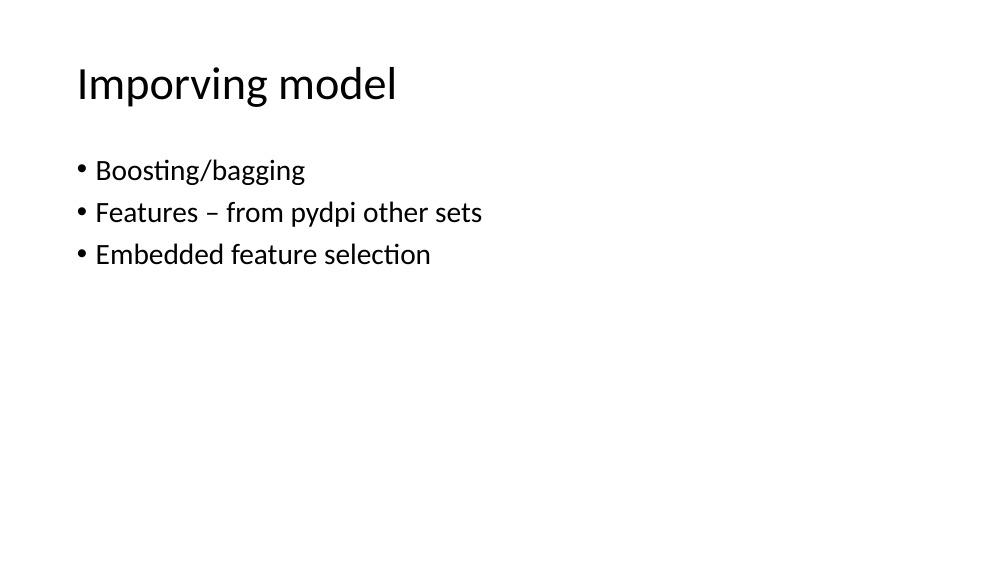
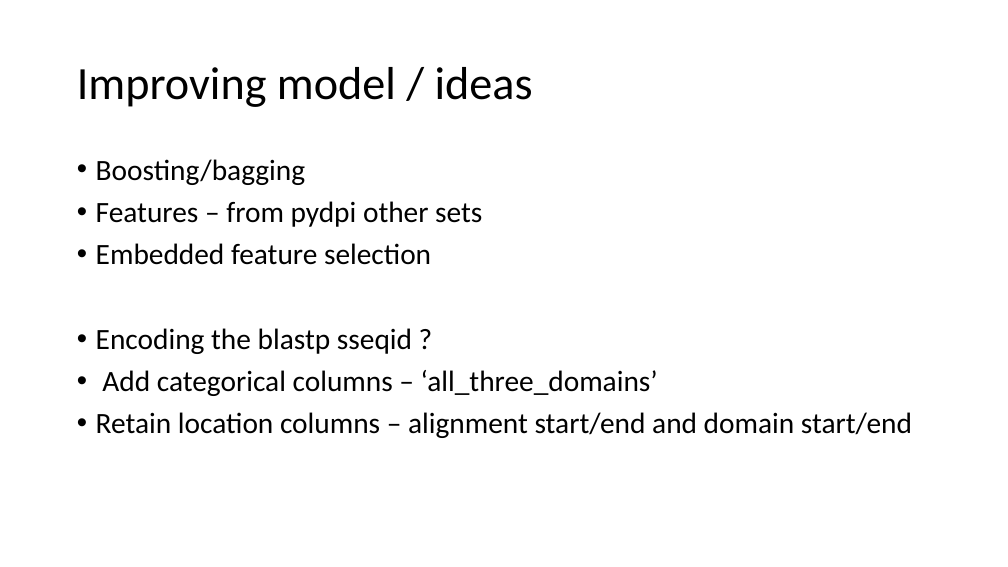
Before and after one commit to JoannaDrx/protein-classification, a slide deck: slide 18 of drugpro-jd.pptx (slide 16 before the commit). Drawn at 1008x567 pixels with LibreOffice and Linux fonts; fonts in the diff are those of the drawing. Boxes give left, top, right and bottom in pixels: in the first picture for what was removed or moved away, otherwise in the second. Text is boxed around its words. In the diff, an @@ line names an element or a change of style, - is before the commit and + after.

```diff
--- a/drugpro-jd.pptx
+++ b/drugpro-jd.pptx
@@ title at bbox=[77, 67, 533, 107]: text changed @@
-Imporving model
+Improving model / ideas
@@ text at bbox=[96, 328, 912, 438]: paragraphs added @@
+• Encoding the blastp sseqid ?
+• Add categorical columns – ‘all_three_domains’
+• Retain location columns – alignment start/end and domain start/end
```
Also in this commit, not shown: 3 other slides changed, 10 slides added, 7 slides removed, 10 other files.
